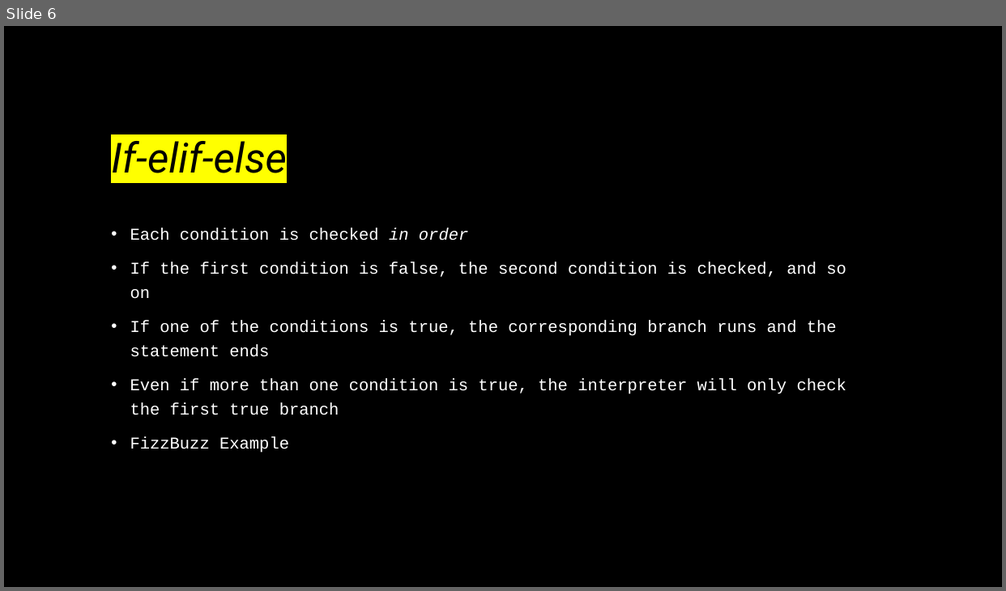
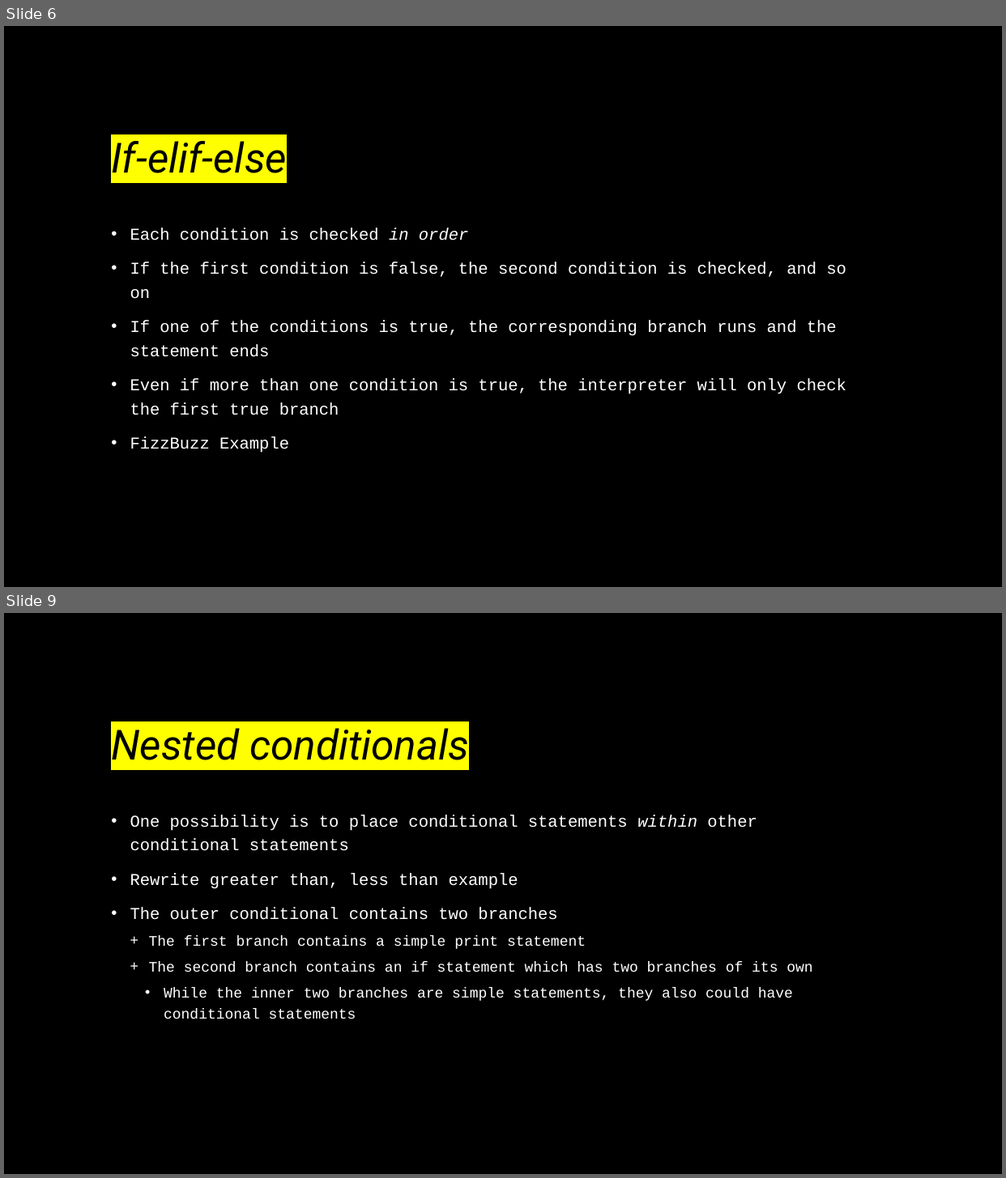
Before and after one commit to wpgoble/COMP130Resources, a slide deck: slides/ConditionalsExplained.pptx. Shown one above the other, each under a label of ours: slide 6 before the commit, slides 6 and 9 after it; the slides between them are not shown. The pictures are 1006x591 and 1006x1178 pixels, drawn with LibreOffice and Linux fonts; fonts in the diff are those of the drawing. Boxes give left, top, right and bottom in pixels: in the first picture for what was removed or moved away, otherwise in the second. Text is boxed around its words. In the diff, an @@ line names an element or a change of style, - is before the commit and + after.

```diff
--- a/slides/ConditionalsExplained.pptx
+++ b/slides/ConditionalsExplained.pptx
@@ slide 9 added at box(4, 613, 1002, 1174), background #000000 @@
@@ title added at box(111, 728, 469, 760), 40 pt, text #000000, italic @@
+Nested conditionals
@@ text added at box(130, 815, 812, 1020), 14 pt, text #FFFFFF @@
+• One possibility is to place conditional statements within other conditional statements
+• Rewrite greater than, less than example
+• The outer conditional contains two branches
+  + The first branch contains a simple print statement
+  + The second branch contains an if statement which has two branches of its own
+    • While the inner two branches are simple statements, they also could have conditional statements
```
Also in this commit, not shown: 1 slide changed, 5 other slides added.
